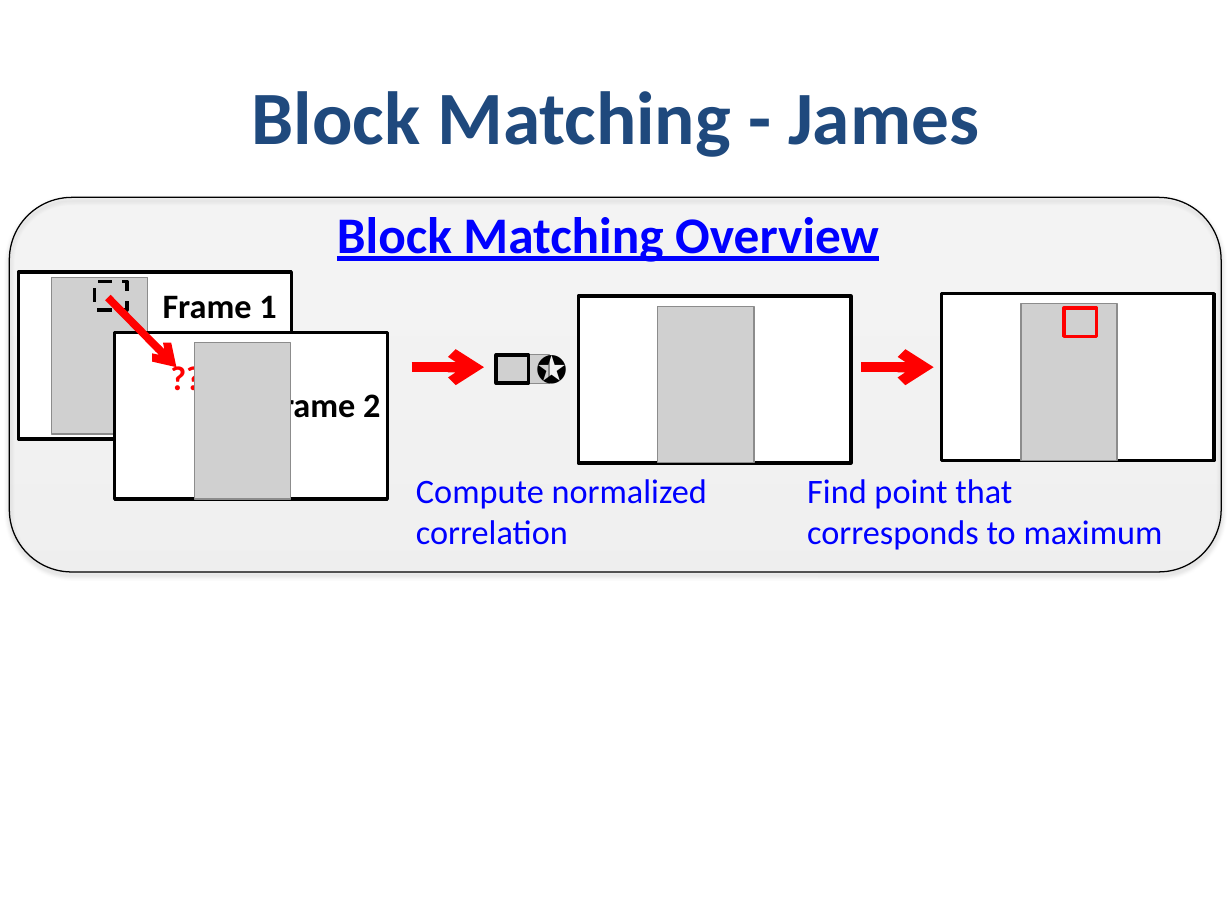
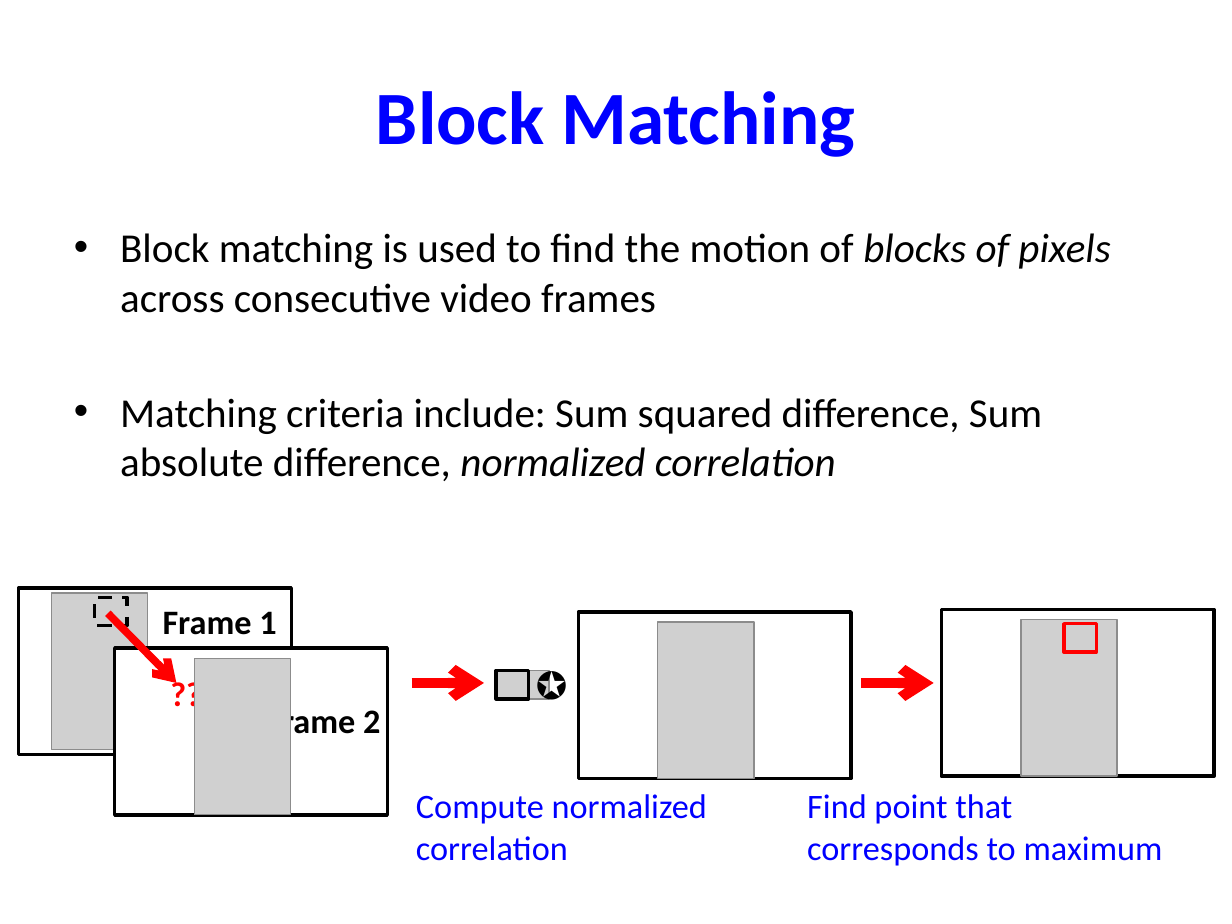
Before and after one commit to tkoolen/6869-project, a slide deck: slide 3 of presentation.pptx. Drawn at 1232x924 pixels with LibreOffice and Linux fonts; fonts in the diff are those of the drawing; grey boxes stand for pictures. Boxes give left, top, right and bottom in pixels: in the first picture for what was removed or moved away, otherwise in the second. Text is boxed around its words. In the diff, an @@ line names an element or a change of style, - is before the commit and + after.

Commit message:
Updated presentation

```diff
--- a/presentation.pptx
+++ b/presentation.pptx
@@ title at <box>376,91,856,157</box>: text changed; text colour #1F497D to #0000FF @@
-Block Matching - James
+Block Matching
@@ rounded rectangle removed at <box>10,197,1222,572</box> @@
@@ text added at <box>120,233,1110,481</box>, 24 pt, text #000000 @@
+• Block matching is used to find the motion of blocks of pixels across consecutive video frames
+• Matching criteria include: Sum squared difference, Sum absolute difference, normalized correlation
@@ text removed at <box>337,217,879,262</box> @@
-Block Matching Overview
@@ 7 rectangles, 6 texts, 5 pictures, 3 arrows: place and size @@
-7 rectangles, 6 texts, 5 pictures, 3 arrows at <box>18,272,1214,550</box>
+7 rectangles, 6 texts, 5 pictures, 3 arrows at <box>18,588,1214,866</box>
```
Also in this commit, not shown: 2 other slides changed, 4 slides added, 3 slides removed.
